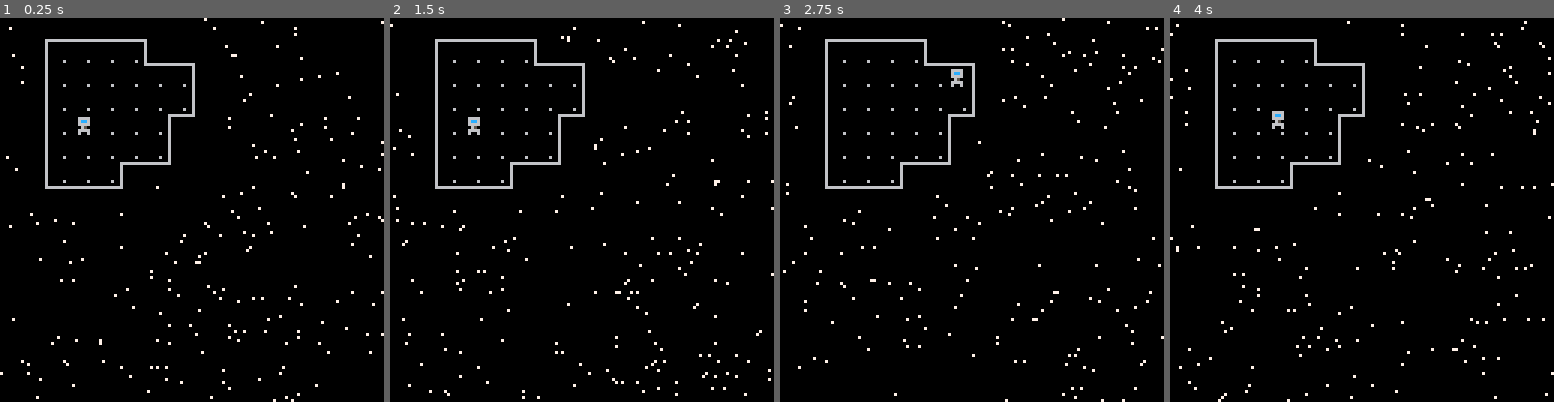
Above: before the commit, frames 1-4 (left to right).
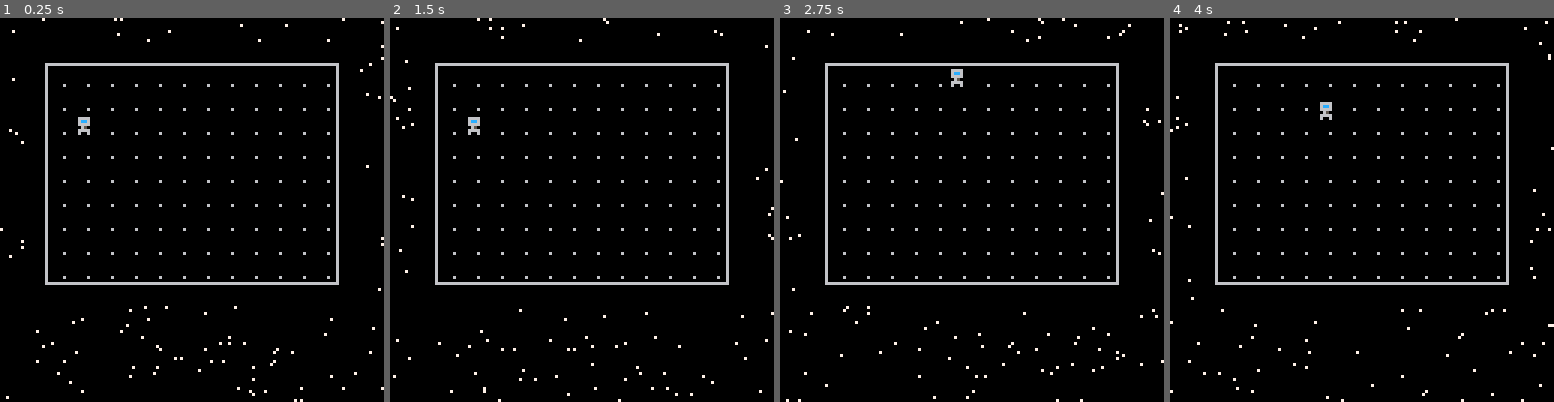
Above: after the commit, the same moments.

Repository: camerondugan/Pico8-Cartridges
Game: PICO-8 cartridge mygames/space.p8
Same seed, same stepped clock (60 frames per second), same inputs: the game is played once before the commit and once after it.
Inputs:
- Up to frame 1 (0.25 s): no input
- Up to frame 2 (1.5 s): no input
- Up to frame 3 (2.75 s): hold Right 1.6-2.1 s; hold Up 2.15-2.42 s; hold Right from 2.47 s (still down)
- Up to frame 4 (4 s): release Right at 3.03 s; hold Left 3.08-3.58 s; hold Down 3.63-3.97 s

The runs differ from the first frame. In frame 1, 4.6% of the frame differs, in the area x 0-100%, y 0-100%; in frame 2, 4.7%; in frame 3, 4.6%; in frame 4, 4.9%.

Commit message:
room redesign

Diff:
--- a/mygames/space.p8
+++ b/mygames/space.p8
@@ -187,7 +187,7 @@
 	local x,y,n = 0,0,0
 	while n<num do--screen height
 		x=flr(rnd(128))
-		y=(y+flr(rnd(100)))%128
+		y=(y+flr(rnd(128)))%128
 		add(arr,{x=x,y=y})
 		n+=1
 	end
@@ -245,13 +245,17 @@
 0000000000000000000001010101000000000000000000000001010101000000000000000000000000010100000000000000000000000000000000000000000000000000000000000000000000000000000000000000000000000000000000000000000000000000000000000000000000000000000000000000000000000000
 0000000000000000000000000000000000000000000000000000000000000000000000000000000000000000000000000000000000000000000000000000000000000000000000000000000000000000000000000000000000000000000000000000000000000000000000000000000000000000000000000000000000000000
 __map__
-00190a0a0a0a1a00000000000000000000000000000000000000000000000000000000000000000000000000000000000000000000000000000000000000000000000000000000000000000000000000000000000000000000000000000000000000000000000000000000000000000000000000000000000000000000000000
-000d090909091c0a1a0000000000000000000000000000000000000000000000000000000000000000000000000000000000000000000000000000000000000000000000000000000000000000000000000000000000000000000000000000000000000000000000000000000000000000000000000000000000000000000000
-000d0909090909090b0000000000000000000000000000000000000000000000000000000000000000000000000000000000000000000000000000000000000000000000000000000000000000000000000000000000000000000000000000000000000000000000000000000000000000000000000000000000000000000000
-000d0909090909090b0000000000000000000000000000000000000000000000000000000000000000000000000000000000000000000000000000000000000000000000000000000000000000000000000000000000000000000000000000000000000000000000000000000000000000000000000000000000000000000000
-000d09010909091b2a0000000000000000000000000000000000000000000000000000000000000000000000000000000000000000000000000000000000000000000000000000000000000000000000000000000000000000000000000000000000000000000000000000000000000000000000000000000000000000000000
-000d09090909090b000000000000000000000000000000000000000000000000000000000000000000000000000000000000000000000000000000000000000000000000000000000000000000000000000000000000000000000000000000000000000000000000000000000000000000000000000000000000000000000000
-000d0909091b0c2a000000000000000000000000000000000000000000000000000000000000000000000000000000000000000000000000000000000000000000000000000000000000000000000000000000000000000000000000000000000000000000000000000000000000000000000000000000000000000000000000
-00290c0c0c2a0000000000000000000000000000000000000000000000000000000000000000000000000000000000000000000000000000000000000000000000000000000000000000000000000000000000000000000000000000000000000000000000000000000000000000000000000000000000000000000000000000
-
-
+0000000000000000000000000000000000000000000000000000000000000000000000000000000000000000000000000000000000000000000000000000000000000000000000000000000000000000000000000000000000000000000000000000000000000000000000000000000000000000000000000000000000000000
+00190a0a0a0a0a0a0a0a0a0a0a0a1a0000000000000000000000000000000000000000000000000000000000000000000000000000000000000000000000000000000000000000000000000000000000000000000000000000000000000000000000000000000000000000000000000000000000000000000000000000000000
+000d0909090909090909090909090b0000000000000000000000000000000000000000000000000000000000000000000000000000000000000000000000000000000000000000000000000000000000000000000000000000000000000000000000000000000000000000000000000000000000000000000000000000000000
+000d0909090909090909090909090b0000000000000000000000000000000000000000000000000000000000000000000000000000000000000000000000000000000000000000000000000000000000000000000000000000000000000000000000000000000000000000000000000000000000000000000000000000000000
+000d0901090909090909090909090b0000000000000000000000000000000000000000000000000000000000000000000000000000000000000000000000000000000000000000000000000000000000000000000000000000000000000000000000000000000000000000000000000000000000000000000000000000000000
+000d0909090909090909090909090b0000000000000000000000000000000000000000000000000000000000000000000000000000000000000000000000000000000000000000000000000000000000000000000000000000000000000000000000000000000000000000000000000000000000000000000000000000000000
+000d0909090909090909090909090b0000000000000000000000000000000000000000000000000000000000000000000000000000000000000000000000000000000000000000000000000000000000000000000000000000000000000000000000000000000000000000000000000000000000000000000000000000000000
+000d0909090909090909090909090b0000000000000000000000000000000000000000000000000000000000000000000000000000000000000000000000000000000000000000000000000000000000000000000000000000000000000000000000000000000000000000000000000000000000000000000000000000000000
+000d0909090909090909090909090b0000000000000000000000000000000000000000000000000000000000000000000000000000000000000000000000000000000000000000000000000000000000000000000000000000000000000000000000000000000000000000000000000000000000000000000000000000000000
+000d0909090909090909090909090b0000000000000000000000000000000000000000000000000000000000000000000000000000000000000000000000000000000000000000000000000000000000000000000000000000000000000000000000000000000000000000000000000000000000000000000000000000000000
+000d0909090909090909090909090b0000000000000000000000000000000000000000000000000000000000000000000000000000000000000000000000000000000000000000000000000000000000000000000000000000000000000000000000000000000000000000000000000000000000000000000000000000000000
+00290c0c0c0c0c0c0c0c0c0c0c0c2a0000000000000000000000000000000000000000000000000000000000000000000000000000000000000000000000000000000000000000000000000000000000000000000000000000000000000000000000000000000000000000000000000000000000000000000000000000000000
+
+
